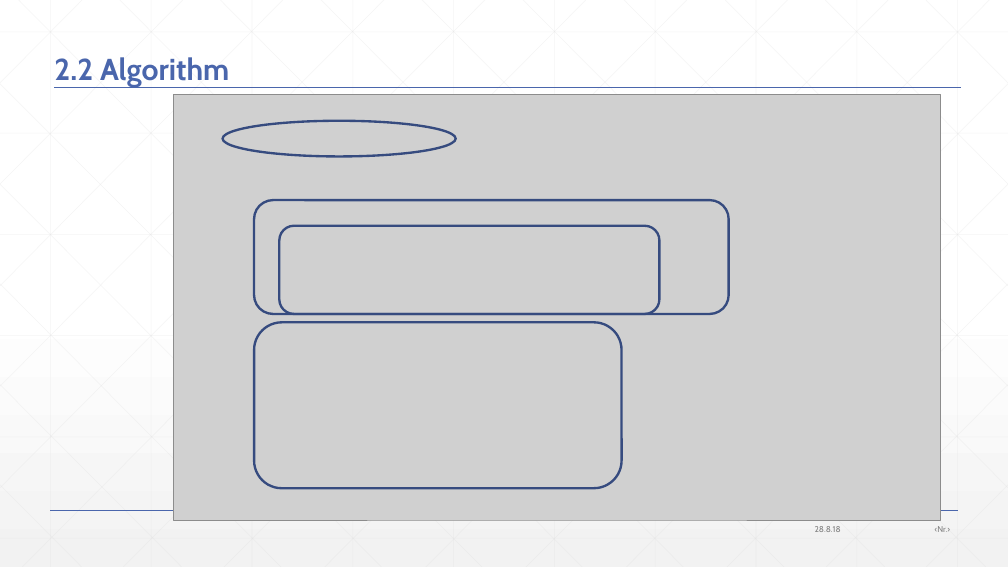
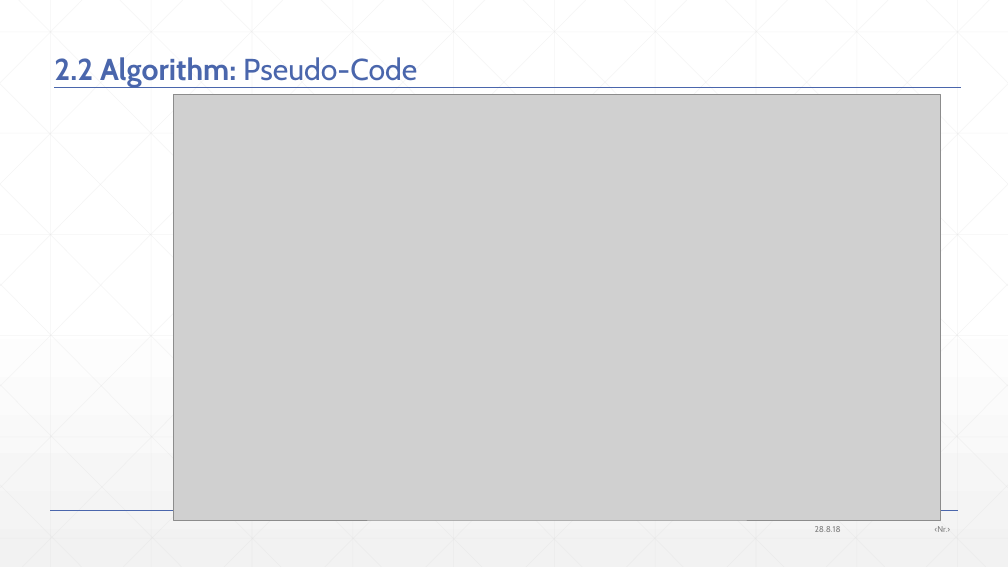
Before and after one commit to JonasWerner/BachelorThesis, a slide deck: slide 10 of Presentation/pdr_presentation.pptx. Drawn at 1008x567 pixels with LibreOffice and Linux fonts; fonts in the diff are those of the drawing; grey boxes stand for pictures. Boxes give left, top, right and bottom in pixels: in the first picture for what was removed or moved away, otherwise in the second. Text is boxed around its words. In the diff, an @@ line names an element or a change of style, - is before the commit and + after.

```diff
--- a/Presentation/pdr_presentation.pptx
+++ b/Presentation/pdr_presentation.pptx
@@ title at <box>54,57,417,87</box>: text changed @@
-2.2 Algorithm
+2.2 Algorithm: Pseudo-Code
@@ ellipse removed at <box>222,121,455,157</box> @@
@@ rounded rectangle removed at <box>254,200,729,315</box> @@
@@ rounded rectangle removed at <box>279,226,659,315</box> @@
@@ rounded rectangle removed at <box>254,322,622,488</box> @@
```
Also in this commit, not shown: 10 other slides changed, 12 slides added, 1 other file.
